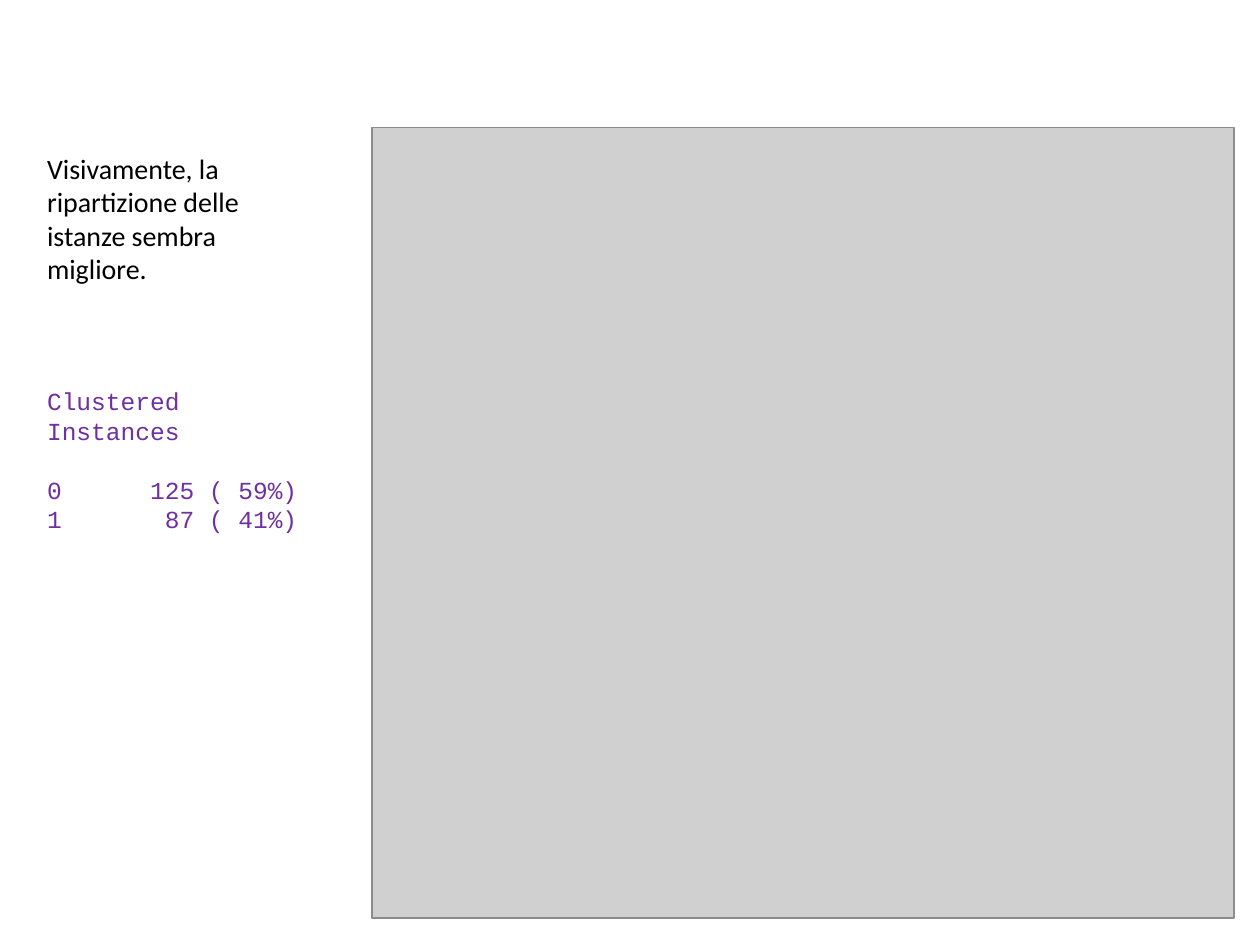
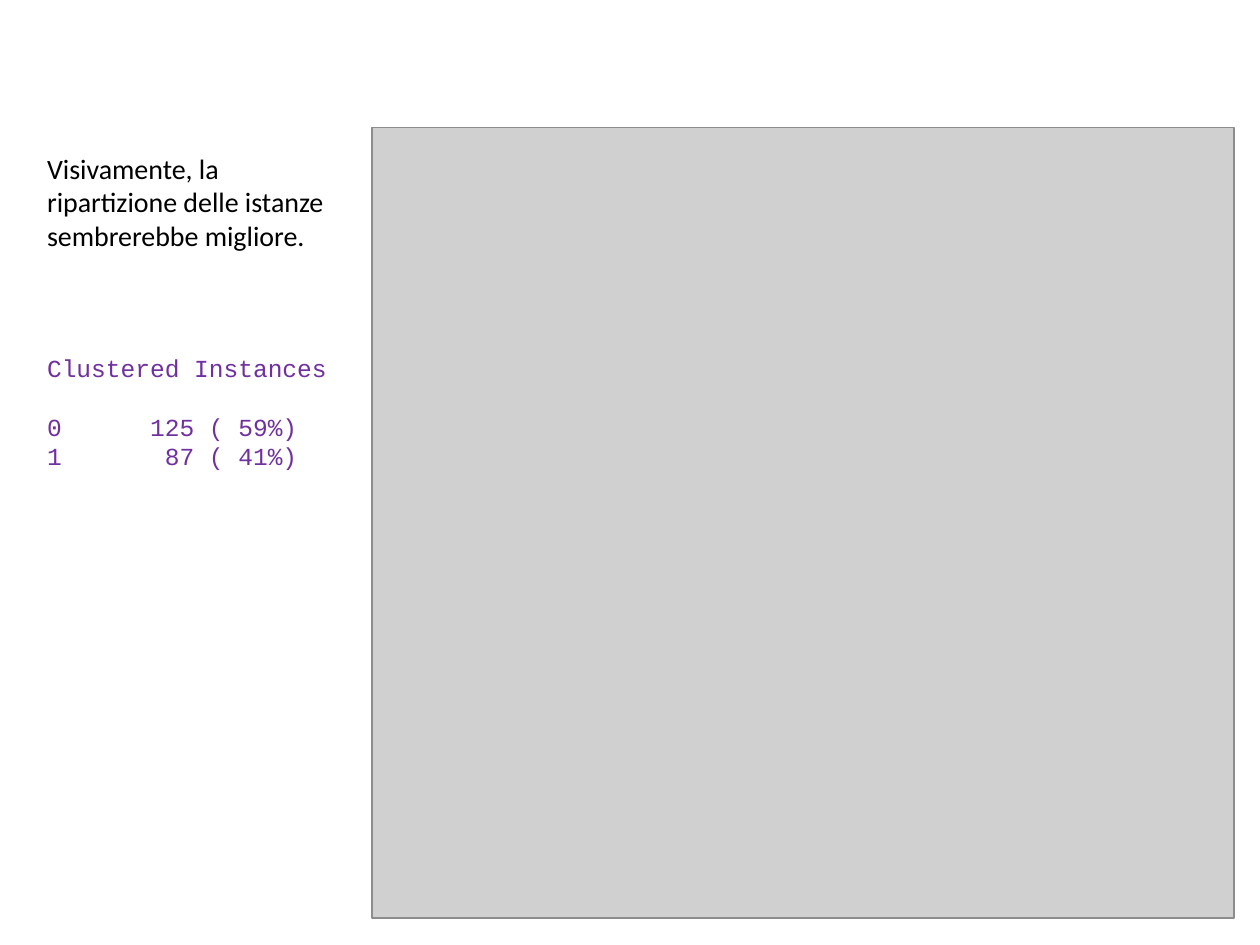
Before and after one commit to BlacknDecker/unifi, a slide deck: slide 48 of relazione.pptx (slide 46 before the commit). Drawn at 1260x945 pixels with LibreOffice and Linux fonts; fonts in the diff are those of the drawing; grey boxes stand for pictures; background and template pictures are left out. Boxes give left, top, right and bottom in pixels: in the first picture for what was removed or moved away, otherwise in the second. Text is boxed around its words. In the diff, an @@ line names an element or a change of style, - is before the commit and + after.

```diff
--- a/relazione.pptx
+++ b/relazione.pptx
@@ text at bbox=[47, 159, 323, 251]: text changed @@
-Visivamente, la ripartizione delle istanze sembra migliore.
+Visivamente, la ripartizione delle istanze sembrerebbe migliore.
```
Also in this commit, not shown: 22 other slides changed, 12 slides added, 58 other files.
